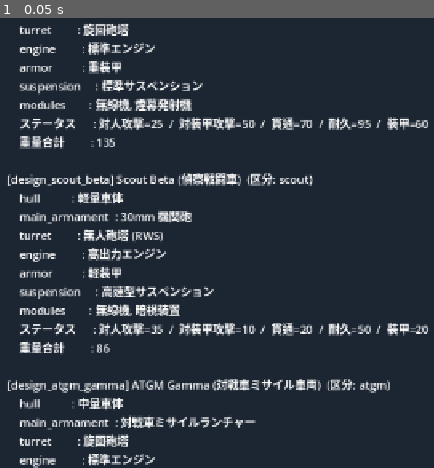
Above: before the commit, frame 1.
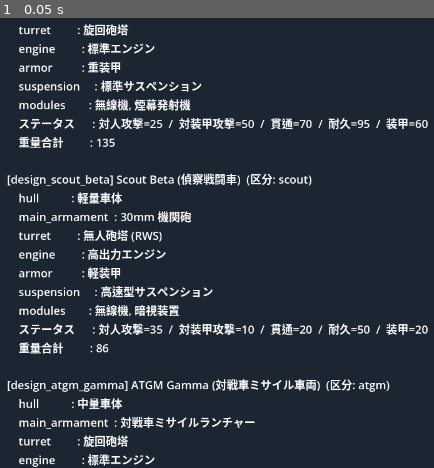
Above: after the commit, the same moment.

Repository: Sierra-117605/ARSENAL-FRONT
Game: Godot game, scene res://scenes/main.tscn
Same seed, same stepped clock (60 frames per second), same inputs: the game is played once before the commit and once after it.
Inputs:
- Up to frame 1 (0.05 s): no input

The runs differ from the first frame. In frame 1, 11% of the frame differs, in the area x 1-99%, y 1-100%.

Commit message:
画面伸縮を viewport モードに変更、初期ウィンドウサイズを 1600x900 に拡大
canvas_items + expand では Godot 4.6 の埋め込みデバッグウィンドウで
画面伸縮が効かないケースがあったため、より強制力のある viewport モード
(ピクセルバッファをそのままウィンドウサイズに引き伸ばす) に変更。

変更:
- project.godot:
  - window/size/window_width_override=1600, height=900 (初期ウィンドウサイズ拡大)
  - window/size/resizable=true (リサイズ可能を明示)
  - window/stretch/mode: "canvas_items" -> "viewport"
  - window/stretch/aspect: "expand" -> "keep" (16:9 維持)
- scripts/main.gd: 起動時にウィンドウ/ビューポート実サイズを print 出力する
  診断行を追加。次回画面の見え方を判断するための材料

ステータス計算ロジックは変更なし。ヘッドレスで boot ok と viewport 1280x720
の出力を確認。

Co-Authored-By: Claude Opus 4.7 <noreply@anthropic.com>

Diff:
--- a/project.godot
+++ b/project.godot
@@ -20,5 +20,8 @@
 
 window/size/viewport_width=1280
 window/size/viewport_height=720
-window/stretch/mode="canvas_items"
-window/stretch/aspect="expand"
+window/size/resizable=true
+window/size/window_width_override=1600
+window/size/window_height_override=900
+window/stretch/mode="viewport"
+window/stretch/aspect="keep"
--- a/scripts/main.gd
+++ b/scripts/main.gd
@@ -54,6 +54,10 @@
 
 func _ready() -> void:
 	print("[ARSENAL FRONT] boot ok")
+	# 画面サイズ診断用 (出力ログで実際のサイズを確認する)
+	var win_size: Vector2i = DisplayServer.window_get_size()
+	var viewport_size: Vector2 = get_viewport_rect().size
+	print("[ARSENAL FRONT] window=%dx%d  viewport=%dx%d" % [win_size.x, win_size.y, int(viewport_size.x), int(viewport_size.y)])
 	var catalog: PartsCatalog = PartsCatalog.new()
 	var loaded: int = catalog.load_all()
 	print("[ARSENAL FRONT] parts loaded: %d" % loaded)
